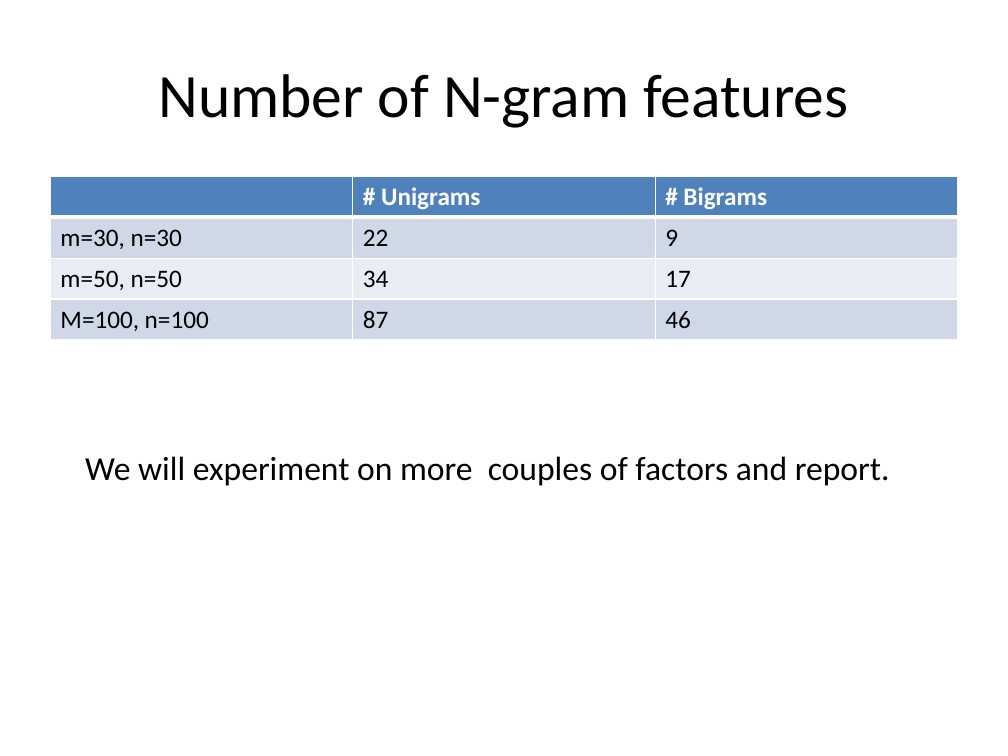
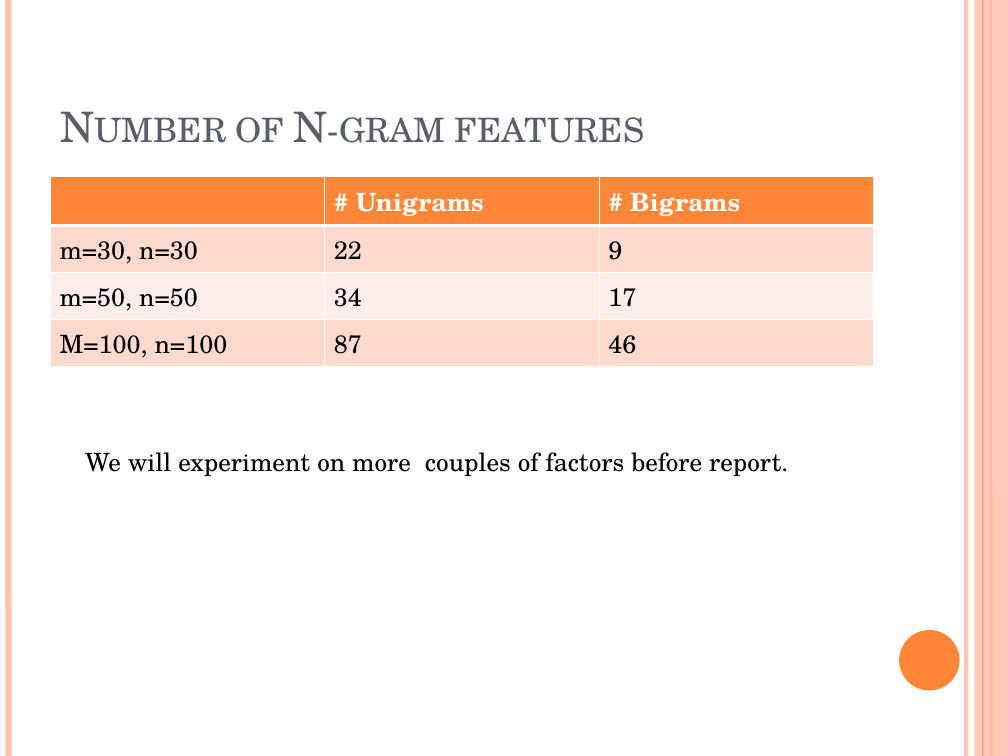
Before and after one commit to ttang10/Organization_Detection_ML, a slide deck: slide 18 of Organization Detection.pptx. Drawn at 1008x756 pixels with LibreOffice and Linux fonts; fonts in the diff are those of the drawing. Boxes give left, top, right and bottom in pixels: in the first picture for what was removed or moved away, otherwise in the second. Text is boxed around its words. In the diff, an @@ line names an element or a change of style, - is before the commit and + after.

```diff
--- a/Organization Detection.pptx
+++ b/Organization Detection.pptx
@@ line added from (8, 0) to (8, 756), #FEC3AE 4.5 pt @@
@@ line added from (966, 0) to (966, 756), #FEC3AE 3 pt @@
@@ rectangle added at (975, 0, 1008, 756), fill #FEC3AE at 87% opacity @@
@@ line added from (983, 0) to (983, 756), #FE8637 0.75 pt @@
@@ line added from (991, 0) to (991, 756), #FE8637 1.5 pt @@
@@ title "Number of N-gram features" at (236, 111, 644, 143): size 44 to 30 pt, font Calibri to TeX Gyre Schola, text colour #000000 to #575F6D, small capitals on; alignment centre to left; vertical alignment middle to bottom @@
@@ table at (50, 176, 873, 362) @@
@@ fill #4F81BD to #FE8637 in row 1 @@
@@ fill #D0D8E8 to #FFD9CE in 6 cells @@
@@ fill #E9EDF4 to #FFEDE8 in row 3 @@
@@ font Calibri to TeX Gyre Schola @@
@@ table: place and size @@
-table at (50, 176, 958, 340)
+table at (50, 176, 873, 362)
@@ text at (85, 452, 788, 476): text changed; size 24 to 18 pt; font Calibri to TeX Gyre Schola @@
-We will experiment on more couples of factors and report.
+We will experiment on more couples of factors before report.
@@ ellipse added at (899, 630, 960, 690), fill #FE8637 @@
```
Also in this commit, not shown: 19 other slides changed, 2 slides added.
